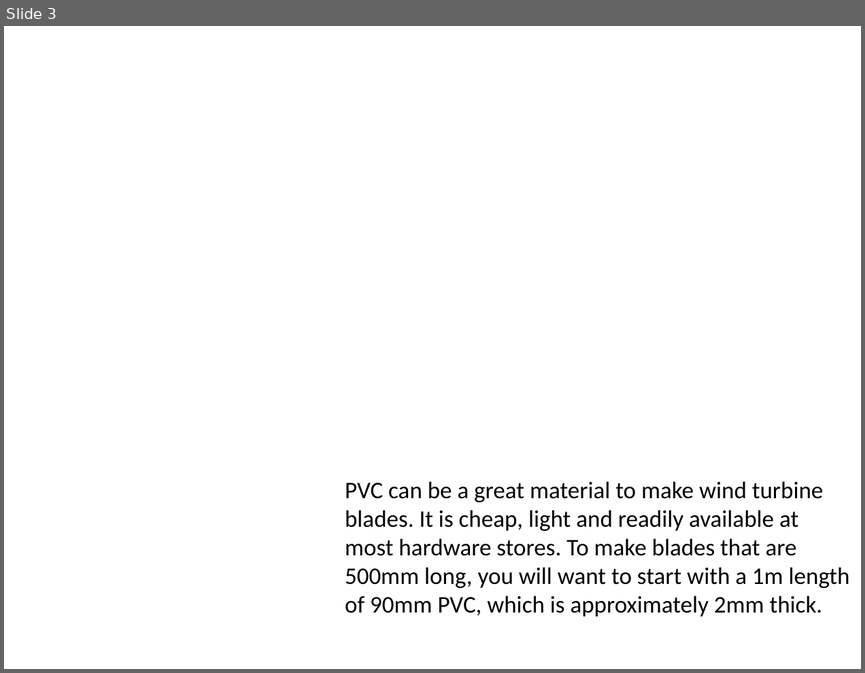
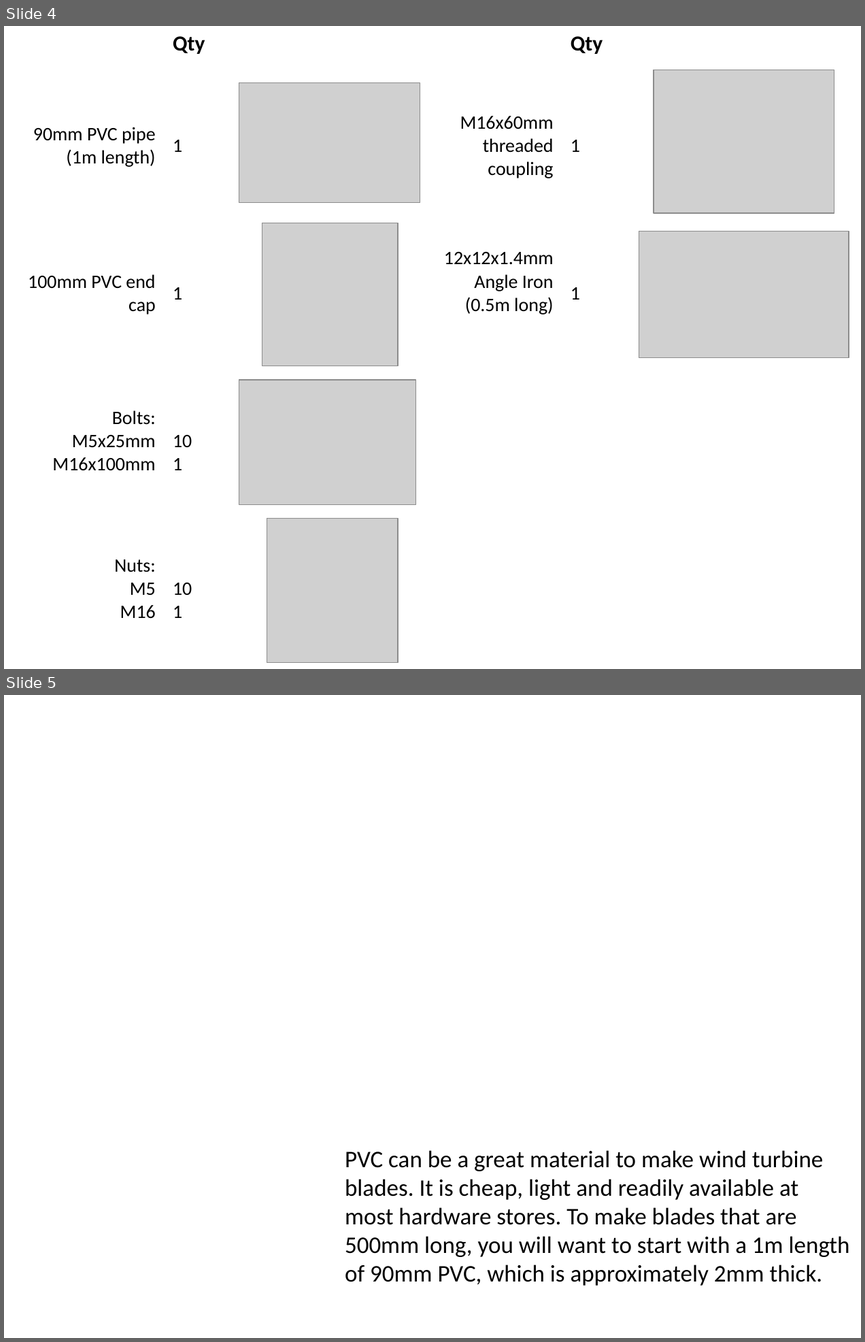
Before and after one commit to localelectricity/Wind-Turbine-Instructions, a slide deck: PVC Blade Instructions.pptx. Shown one above the other, each under a label of ours: slide 3 before the commit, slides 4 and 5 after it. The pictures are 865x673 and 865x1342 pixels, drawn with LibreOffice and Linux fonts; fonts in the diff are those of the drawing; grey boxes stand for pictures; background and template pictures are left out. Boxes give left, top, right and bottom in pixels: in the first picture for what was removed or moved away, otherwise in the second. Text is boxed around its words. In the diff, an @@ line names an element or a change of style, - is before the commit and + after.

Commit message:
Added clipart and material images

```diff
--- a/PVC Blade Instructions.pptx
+++ b/PVC Blade Instructions.pptx
@@ slide 4 added at [4,26,861,669], background #FFFFFF @@
@@ table added at [4,26,861,662], 5 rows, 6 columns @@
+Materials | Qty |  | Materials | Qty | 
+90mm PVC pipe (1m length) | 1 |  | M16x60mm threaded coupling | 1 | 
+100mm PVC end cap | 1 |  | 12x12x1.4mm Angle Iron (0.5m long) | 1 | 
+Bolts: / M5x25mm / M16x100mm | 10 / 1 |  |  |  | 
+Nuts: / M5 / M16 | 10 / 1 |  |  |  | 
@@ picture added at [239,82,419,201] @@
@@ picture added at [653,70,834,213] @@
@@ picture added at [262,223,397,366] @@
@@ picture added at [639,231,849,358] @@
@@ picture added at [239,380,415,505] @@
@@ picture added at [267,518,398,662] @@
@@ what was slide 3 is now slide 5 @@
```
Also in this commit, not shown: 10 slides changed, 3 other slides added, 2 slides removed.
